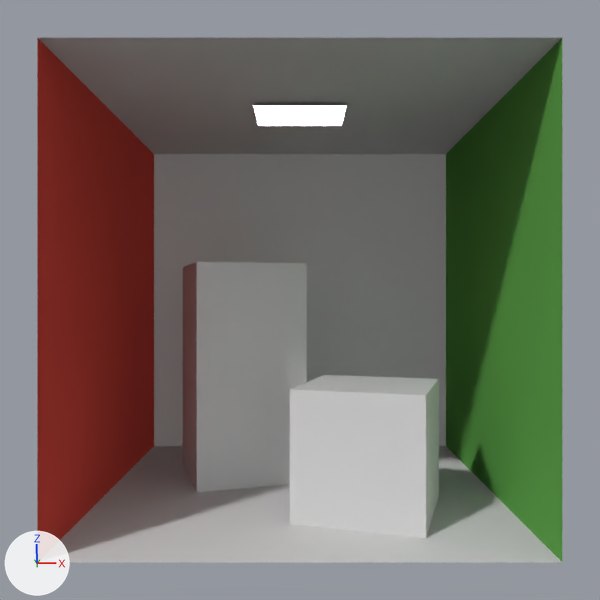
What one commit did to the Blender file scenes/cornell-box/cornell-box.blend.
Rendered twice from the file's camera 'cornell-box-camera'. Every picture has the same lights, and +X, +Y and +Z are marked at lower left.

In view in the first picture: 'light-dummy', 'long-cube', 'short-cube', 'walls'.
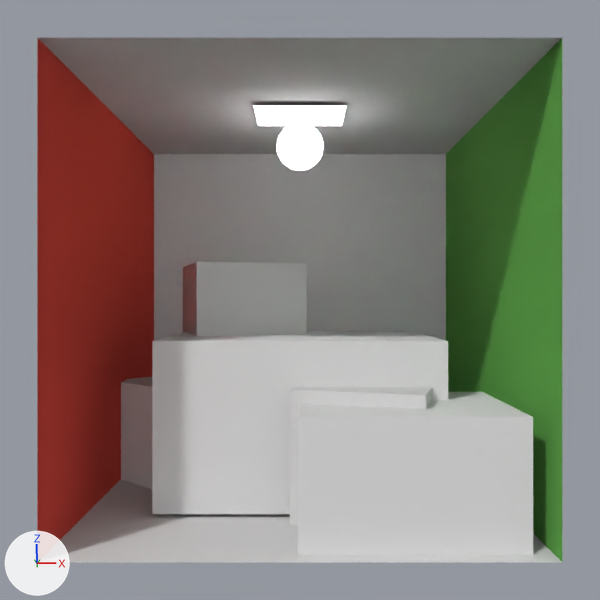
What differs and where, as boxes [x1, y1, x2, y2] in the pictures (600 x 600 px):
'Suzanne.001', shown: after [298, 392, 533, 555]
'Suzanne', shown: after [152, 331, 448, 514]
'Suzanne.002', shown: after [121, 377, 152, 489]
'sphere-light-dummy', added: after [277, 122, 323, 171]
'long-cube', unchanged, covered by the edit: before [183, 262, 307, 492]; after [183, 262, 307, 336]
'short-cube', unchanged, covered by the edit: before [290, 375, 439, 538]; after [290, 387, 432, 525]

What changed in the scene script:
```text
Change mat_light:
    remove # nodes: BsdfDiffuse, Emission, LightPath, MixShader, OutputMaterial
    remove # colours: black #000000
    nodes: Emission, LightFalloff, OutputMaterial
    colours: white #e7e7e7
Add mat_light_001:
    mat_light_001 = bpy.data.materials.new('light.001')
    # nodes: BsdfDiffuse, Emission, LightPath, MixShader, OutputMaterial
    # colours: black #000000
Change me_light_dummy:
    where me_light_dummy.from_pydata(...)  # 4 vertices, 1 face; spans x -0.235..0.235, y -0.19..0.19, z 0.0
    remove me_light_dummy.materials.append(mat_light)
    add me_light_dummy.materials.append(mat_light_001)
Add me_sphere_light_dummy:
    me_sphere_light_dummy.from_pydata(...)  # an icosphere of 1280 faces spanning x -1.0..1.0, y -1.0..1.0, z -1.0..1.0
    me_sphere_light_dummy.materials.append(mat_light)
Change ob_suzanne_002:
    remove ob_suzanne_002.hide_viewport = True
Change ob_suzanne_001:
    remove ob_suzanne_001.hide_viewport = True
Change ob_suzanne:
    remove ob_suzanne.hide_viewport = True
Add ob_sphere_light_dummy:
    ob_sphere_light_dummy = bpy.data.objects.new('sphere-light-dummy', me_sphere_light_dummy)
    ob_sphere_light_dummy.location = (0.0, 0.0, 1.818)
    ob_sphere_light_dummy.scale = (0.125, 0.125, 0.125)
```
